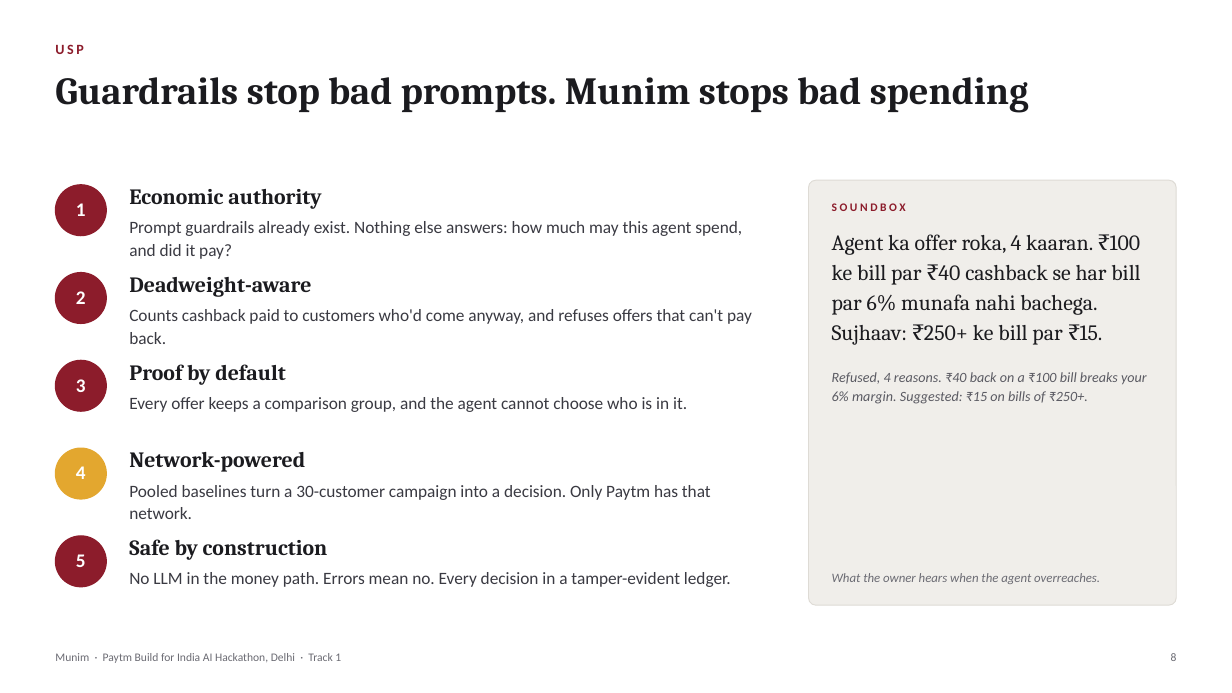
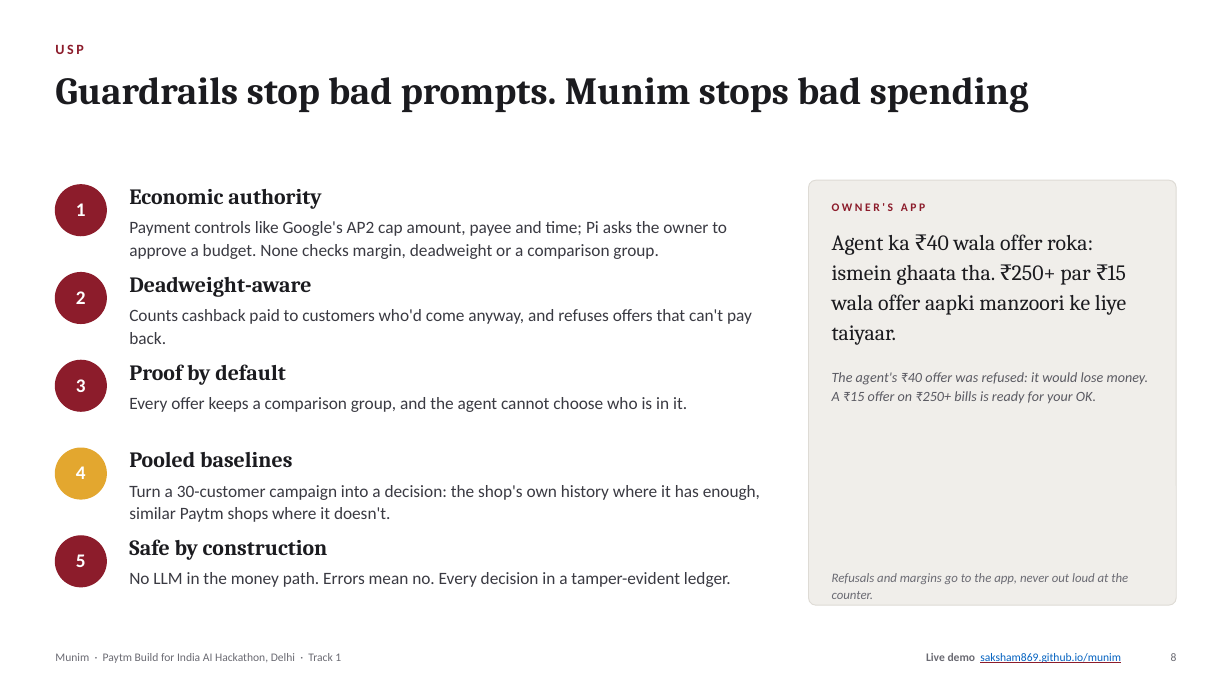
Before and after one commit to saksham869/munim, a slide deck: slide 8 of docs/Munim_Pitch.pptx. Drawn at 1232x693 pixels with LibreOffice and Linux fonts; fonts in the diff are those of the drawing. Boxes give left, top, right and bottom in pixels: in the first picture for what was removed or moved away, otherwise in the second. Text is boxed around its words. In the diff, an @@ line names an element or a change of style, - is before the commit and + after.

Commit message:
Apply review fixes: business model, research, threat model, decision log, stress test

```diff
--- a/docs/Munim_Pitch.pptx
+++ b/docs/Munim_Pitch.pptx
@@ text removed at [832, 203, 906, 211] @@
-SOUNDBOX
@@ text added at [832, 203, 925, 211], 9 pt, text #8C1C2B, bold @@
+OWNER'S APP
@@ text at [129, 221, 727, 259]: text changed @@
-Prompt guardrails already exist. Nothing else answers: how much may this agent spend, and did it pay?
+Payment controls like Google's AP2 cap amount, payee and time; Pi asks the owner to approve a budget. None checks margin, deadweight or a comparison group.
@@ text at [832, 234, 1126, 345]: text changed @@
-Agent ka offer roka, 4 kaaran. ₹100 ke bill par ₹40 cashback se har bill par 6% munafa nahi bachega. Sujhaav: ₹250+ ke bill par ₹15.
+Agent ka ₹40 wala offer roka: ismein ghaata tha. ₹250+ par ₹15 wala offer aapki manzoori ke liye taiyaar.
@@ text at [832, 372, 1149, 403]: text changed @@
-Refused, 4 reasons. ₹40 back on a ₹100 bill breaks your 6% margin. Suggested: ₹15 on bills of ₹250+.
+The agent's ₹40 offer was refused: it would lose money. A ₹15 offer on ₹250+ bills is ready for your OK.
@@ text at [129, 452, 292, 467]: text changed @@
-Network-powered
+Pooled baselines
@@ text at [129, 485, 760, 522]: text changed @@
-Pooled baselines turn a 30-customer campaign into a decision. Only Paytm has that network.
+Turn a 30-customer campaign into a decision: the shop's own history where it has enough, similar Paytm shops where it doesn't.
@@ text at [832, 573, 1128, 599]: text changed @@
-What the owner hears when the agent overreaches.
+Refusals and margins go to the app, never out loud at the counter.
@@ text added at [926, 653, 1121, 663], 9 pt, text #0563C1, underline @@
+Live demo saksham869.github.io/munim
```
Also in this commit, not shown: 10 other slides changed, 51 other files.
